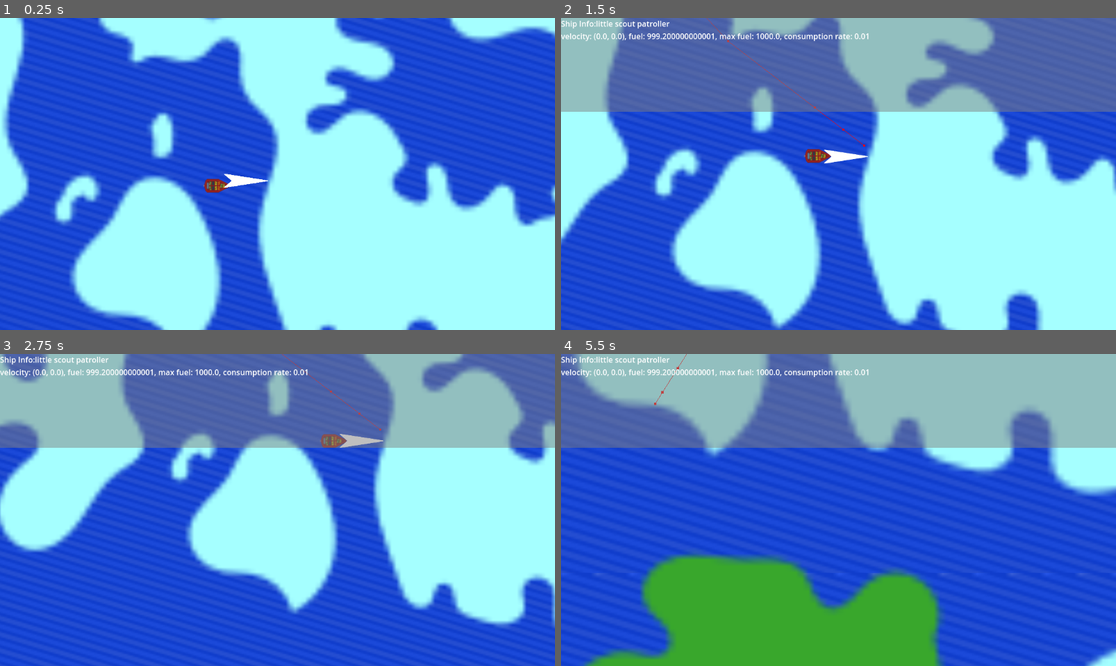
Above: before the commit, frames 1-4 (two rows, left to right).
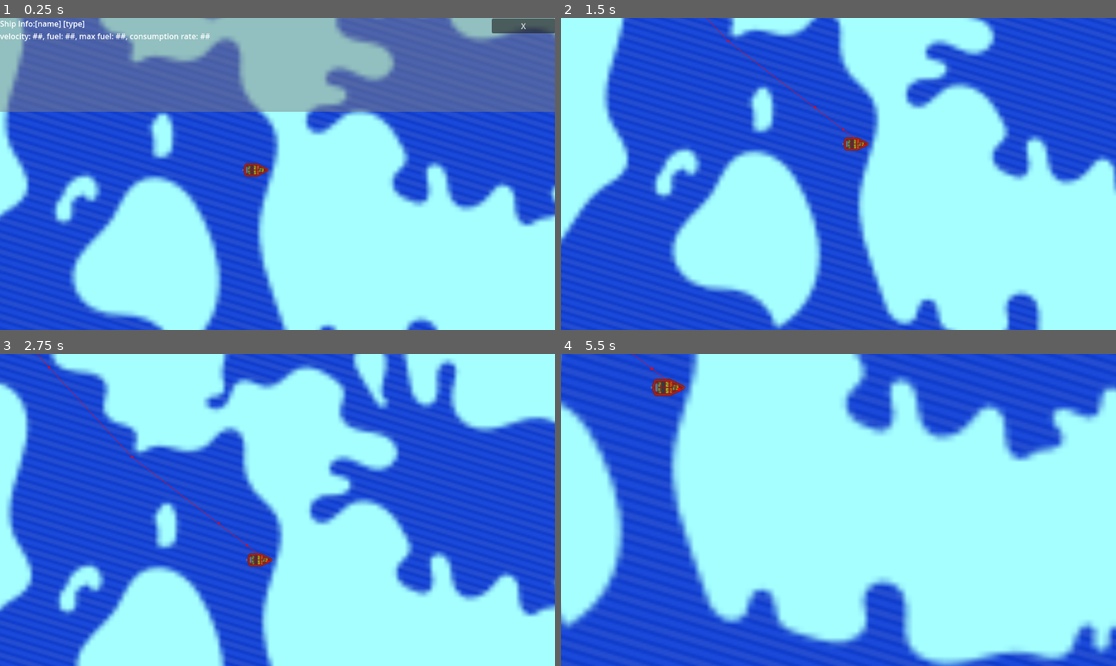
Above: after the commit, the same moments.

Repository: keenas7/arctic-5
Game: Godot game, scene res://scenes/main.tscn
Same seed, same stepped clock (60 frames per second), same inputs: the game is played once before the commit and once after it.
Inputs (mouse positions are in pixels of both pictures, inside the frame that each line leads up to):
- Up to frame 1 (0.25 s): no input
- Up to frame 2 (1.5 s): click (1082, 27) at 0.5 s, where only the run after the commit has a clickable "X"; tap Enter (ui_accept) at 1.25 s; drag from (777, 183) to (894, 105) at 1.27 s
- Up to frame 3 (2.75 s): tap R (zoom reset) at 2 s; drag from (360, 441) to (249, 572) at 2.02 s
- Up to frame 4 (5.5 s): move the mouse to (894, 441) at 2.77 s; hold Middle mouse button (middle-click) 2.78-3.5 s; click (894, 441) at 2.92 s; tap Enter (ui_accept) at 3.05, 3.5 s; drag from (810, 572) to (672, 463) at 3.52 s; tap R (zoom reset) at 4.25 s; move the mouse to (1005, 556) at 4.27 s; hold Enter (ui_accept) 4.28-5 s; tap Mouse wheel up (zoom in) at 4.35 s; click (1005, 556) at 4.42 s; drag from (672, 463) to (755, 432) at 5.02 s

The runs differ from the first frame. In frame 1, 31% of the frame differs, in the area x 0-100%, y 0-57%; in frame 2, 31%; in frame 3, 79%; in frame 4, 90%, in the area x 0-100%, y 0-100%.

Commit message:
added ship click QOL

Diff:
--- a/u-ottawa-hack/scenes/main.tscn
+++ b/u-ottawa-hack/scenes/main.tscn
@@ -1,14 +1,12 @@
-
 [gd_scene load_steps=16 format=3 uid="uid://c2wpcvusn42y3"]
 
-[ext_resource type="PackedScene" uid="uid://bemkcqiewooyc" path="res://scenes/main_entities/ship/Ship.tscn" id="1_tbgi4"]
 [ext_resource type="PackedScene" uid="uid://bfybw12ukde7w" path="res://Camera Components/Draggable/DraggableCameraComponent.tscn" id="2_jyhfs"]
 [ext_resource type="PackedScene" uid="uid://cq7551clg4y5v" path="res://Camera Components/Zoom/ZoomCameraComponent.tscn" id="3_tbgi4"]
 [ext_resource type="Script" uid="uid://do758wjjpq5qg" path="res://scenes/main_entities/ship/test.gd" id="3_tefeu"]
 [ext_resource type="Script" uid="uid://7oj702flyksh" path="res://UI/ship_port_ui.gd" id="4_jyhfs"]
 [ext_resource type="Texture2D" uid="uid://depgxb5cx5ren" path="res://Ocean_Frames/oceanTiled.png" id="5_choun"]
 [ext_resource type="Script" uid="uid://bf0tkud5ua505" path="res://scenes/animated_sprite_2d_2.gd" id="5_ya4ey"]
-[ext_resource type="PackedScene" uid="uid://cdf0nmcl73s1s" path="res://scenes/main_entities/ship/patroller/patroller.tscn" id="6_eb6dy"]
+[ext_resource type="PackedScene" uid="uid://bkp4xsacqa65s" path="res://scenes/main_entities/ship/patroller/patroller.tscn" id="6_eb6dy"]
 [ext_resource type="Script" uid="uid://tdro7wchqu2b" path="res://scenes/ship_info_ui.gd" id="6_tefeu"]
 [ext_resource type="Texture2D" uid="uid://d1fknsbsd4eag" path="res://Ocean_Frames/OceanTiledf2.png" id="6_ya4ey"]
 [ext_resource type="Texture2D" uid="uid://b3a1dgwdjy8ho" path="res://Ocean_Frames/OceanTiledf3.png" id="7_eb6dy"]
@@ -61,8 +59,13 @@
 navigation_polygon = SubResource("NavigationPolygon_7mycd")
 
 [node name="Patroller" parent="NavigationRegion2D" instance=ExtResource("6_eb6dy")]
-
-[node name="Ship" parent="NavigationRegion2D" instance=ExtResource("1_tbgi4")]
+ship_display_name = "Big Chud"
+ship_type = "Default"
+fuel_capacity = 100.0
+fuel_consumption_rate = 0.001
+current_fuel = 100.0
+max_speed = 200.0
+patrol_radius = 500.0
 
 [node name="Node2D" type="Node2D" parent="NavigationRegion2D"]
 position = Vector2(833.4725, 656.552)
@@ -141,11 +144,24 @@
 
 [node name="ShipInfoUI" type="ColorRect" parent="UI layer"]
 unique_name_in_owner = true
-visible = false
 offset_right = 1152.0
 offset_bottom = 195.0
 color = Color(0.49803922, 0.49803922, 0.49803922, 0.49803922)
 script = ExtResource("6_tefeu")
+
+[node name="exit button2" type="Button" parent="UI layer/ShipInfoUI"]
+layout_mode = 1
+anchors_preset = -1
+anchor_left = 0.88600004
+anchor_top = 0.0050000004
+anchor_right = 1.0
+anchor_bottom = 0.164
+offset_left = 0.3279419
+offset_top = 0.024999917
+offset_right = 0.16796875
+offset_bottom = 0.01999855
+focus_mode = 0
+text = "X"
 
 [node name="Label" type="Label" parent="UI layer/ShipInfoUI"]
 layout_mode = 0
@@ -155,3 +171,4 @@
 velocity: ##, fuel: ##, max fuel: ##, consumption rate: ##"
 
 [connection signal="pressed" from="UI layer/Ship Port UI/exit button" to="UI layer/Ship Port UI" method="closeMenu"]
+[connection signal="pressed" from="UI layer/ShipInfoUI/exit button2" to="UI layer/ShipInfoUI" method="hideInfo"]
--- a/u-ottawa-hack/scenes/main_entities/ship/patroller/patroller_script.gd
+++ b/u-ottawa-hack/scenes/main_entities/ship/patroller/patroller_script.gd
@@ -1,5 +1,5 @@
 extends Ship
-
+class_name  Patroller
 var begin_new_nav : bool = false
 
 
--- a/u-ottawa-hack/scenes/main_entities/ship/ship_script.gd
+++ b/u-ottawa-hack/scenes/main_entities/ship/ship_script.gd
@@ -11,19 +11,17 @@
 #@export var sprite_path: String = "res://sprites/ships/frigate.png"
 var navigator : NavigationAgent2D
 var speed: float = 500
-var current_target_port: Port = null
-# var is_traveling: bool = false
+var current_target_port = null
+var is_traveling: bool = false
 
-
-#var begin_new_nav : bool = false
-var route : Array[Port]
+var route : Array
 
 func _ready() -> void:
 	shipSetup()
 
 func shipSetup() -> void:
 	navigator = get_node("NavigationAgent2D") #target_pos tells nav agent to calculate path to pos
-	# print(navigator)
+	#print(navigator)
 	navigator.navigation_finished.connect(onNavComplete) #when onNavComplete, navigation is finished
 
 
--- a/u-ottawa-hack/scenes/ship_info_ui.gd
+++ b/u-ottawa-hack/scenes/ship_info_ui.gd
@@ -2,10 +2,17 @@
 class_name UiInfoShip
 
 var info_text : Label
+var ship : Ship
 
 func _ready() -> void:
 	info_text = get_node("Label")
 
-func showInfo(ship: Ship):
+func showInfo(ship_: Ship):
+	ship = ship_
 	info_text.text = "Ship Info:	"+ship.ship_display_name+" "+ship.ship_type+" \nvelocity: "+str(ship.velocity)+", fuel: "+str(ship.current_fuel)+", max fuel: "+str(ship.fuel_capacity)+", consumption rate: "+str(ship.fuel_consumption_rate)
 	visible = true
+
+func hideInfo():
+	visible = false
+	if ship is Patroller:
+		ship.begin_new_nav = false
--- a/u-ottawa-hack/scripts/entities/port/Port.tscn
+++ b/u-ottawa-hack/scripts/entities/port/Port.tscn
@@ -1,7 +1,7 @@
 [gd_scene load_steps=5 format=3 uid="uid://dd5y5bjmf4hje"]
 
 [ext_resource type="Texture2D" uid="uid://cmyn3x7f6m467" path="res://scripts/entities/port/plain-square.svg" id="1_83dhi"]
-[ext_resource type="Script" uid="uid://cbfbuj3i7rgeh" path="res://scripts/entities/port/port.gd" id="1_ec7h6"]
+[ext_resource type="Script" uid="uid://d064aq7aqa01q" path="res://scenes/main_entities/port.gd" id="1_ec7h6"]
 [ext_resource type="PackedScene" uid="uid://16006rq6wh3h" path="res://scripts/systems/Click Handler Component/click_handler_component.tscn" id="1_pjdug"]
 
 [sub_resource type="RectangleShape2D" id="RectangleShape2D_0u5vc"]
@@ -11,7 +11,6 @@
 modulate = Color(0.2509804, 0.2509804, 0.2509804, 1)
 script = ExtResource("1_ec7h6")
 fuel_capacity = 100.0
-current_fuel = 100.0
 
 [node name="Click Handler Component" parent="." instance=ExtResource("1_pjdug")]
 position = Vector2(-0.49999905, 8.34465e-07)
--- a/u-ottawa-hack/scripts/entities/port/port.gd
+++ /dev/null
@@ -1,92 +0,0 @@
-extends StaticBody2D
-class_name Port
-
-# properties and default values
-
-@export var port_name: String = "default port"
-@export var port_type: String = "Resource"  # "Resource", "Research", "etc"
-@export var max_berths: int = 3 #berths are docking spots for ships.
-@export var fuel_capacity: float = 10000.0
-@export var current_fuel: float = 10000.0
-
-#i do not believe this will be implemented. but, i keep it in mind.
-#@export var refuel_rate: float = 20.0  # fuel per second
-#@export var fuel_regeneration: float = 5.0  # fuel regenerated per second
-#@export var refuel_cost_multiplier: float = 1.0  # 1.0 = normal, 2.0 = expensive
-
-var docked_ships: Array[Ship] = []  # Ships currently refueling
-var waiting_ships: Array[Ship] = []  # Ships in queue
-
-@onready var berth_positions = $QueuePositions.get_children()
-@onready var portUI : UiPort = get_node("%Ship Port UI")
-
-func _process(delta): #automatically done every frame (delta is change in time since last call)
-	# Regenerate fuel over time
-	current_fuel = min(current_fuel * delta, fuel_capacity)
-
-	# TODO add timer possibly make ships wait longer
-
-	# Process refueling for docked ships
-	for ship in docked_ships:
-		refuel_ship(ship, delta)
-
-	# Try to assign berths to waiting ships
-	assign_berths()
-
-func request_docking(ship: Ship): # Berth slot available, insert ship to docking (berth) array
-	if docked_ships.size() < max_berths:
-		dock_ship(ship)
-	else:
-		# Add to wait queue
-		# unnaceptable waste of time in some circumstances, that's for player to decide.
-		waiting_ships.append(ship)
-		ship.set_waiting_at_port(true) #current status = "waiting..."
-		print("%s queue: %d ships waiting" % [port_name, waiting_ships.size()])
-
-func dock_ship(ship: Ship):
-	var berth_index = docked_ships.size()
-	var berth_position = berth_positions[berth_index].global_position # note always use global position for moving objects in the world not relative to any other object.
-
-	docked_ships.append(ship)
-	ship.navigator.target_position = berth_position
-	print("%s docked at %s (berth %d)" % [ship.ship_name, port_name, berth_index + 1])
-
-func refuel_ship(ship: Ship, _delta):
-	var refill : float = ship.fuel_capacity - ship.current_fuel
-	if current_fuel - refill <= 0:
-		ship.show_message("Port out of fuel!")
-		return
-
-	current_fuel -= refill
-	ship.current_fuel += refill
-
-
-# ATTEMP TO MODIFY SHIP FUEL ... TODO !!!!!
-# var fuel_needed = ship.max_fuel - ship.fuel
-
-#var fuel_to_transfer = min(
-#		refuel_rate * delta,
-#		fuel_needed,
-#		current_fuel
-#)
-
-# ship.fuel += fuel_to_transfer
-# current_fuel -= fuel_to_transfer
-
-
-# Assign next ship in queue to the docking array
-func assign_berths():
-	while waiting_ships.size() > 0 and docked_ships.size() < max_berths:
-		var next_ship = waiting_ships.pop_front()
-		dock_ship(next_ship)
-
-#wait time... etc
-
-func clickedOn():
-	if portUI.adding_to_route:
-		pass
-	else:
-		portUI.openShipMenu(self, docked_ships)
-
-func releaseShip(index: int, route):
-	pass
Not shown, removed: u-ottawa-hack/scripts/entities/port/port.gd.uid
